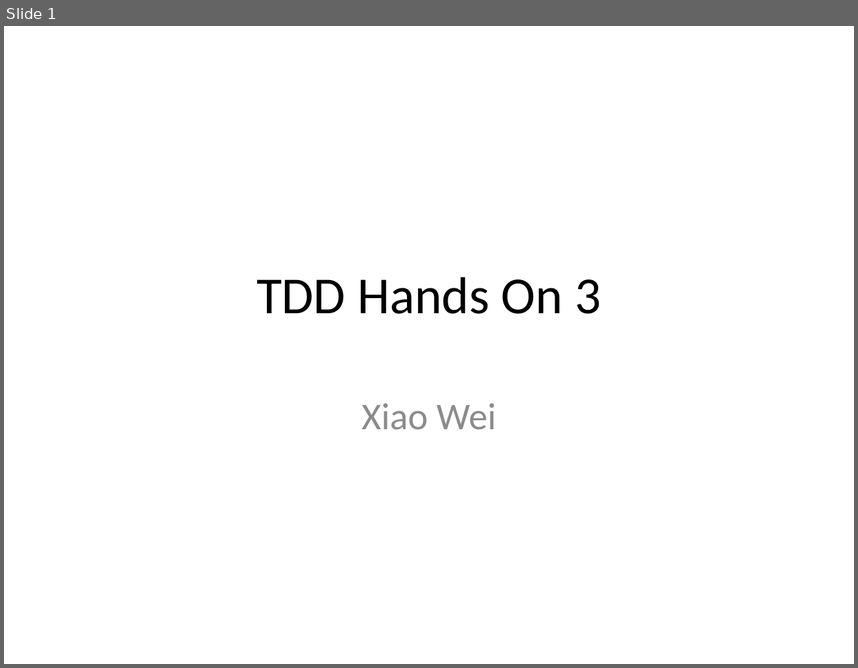
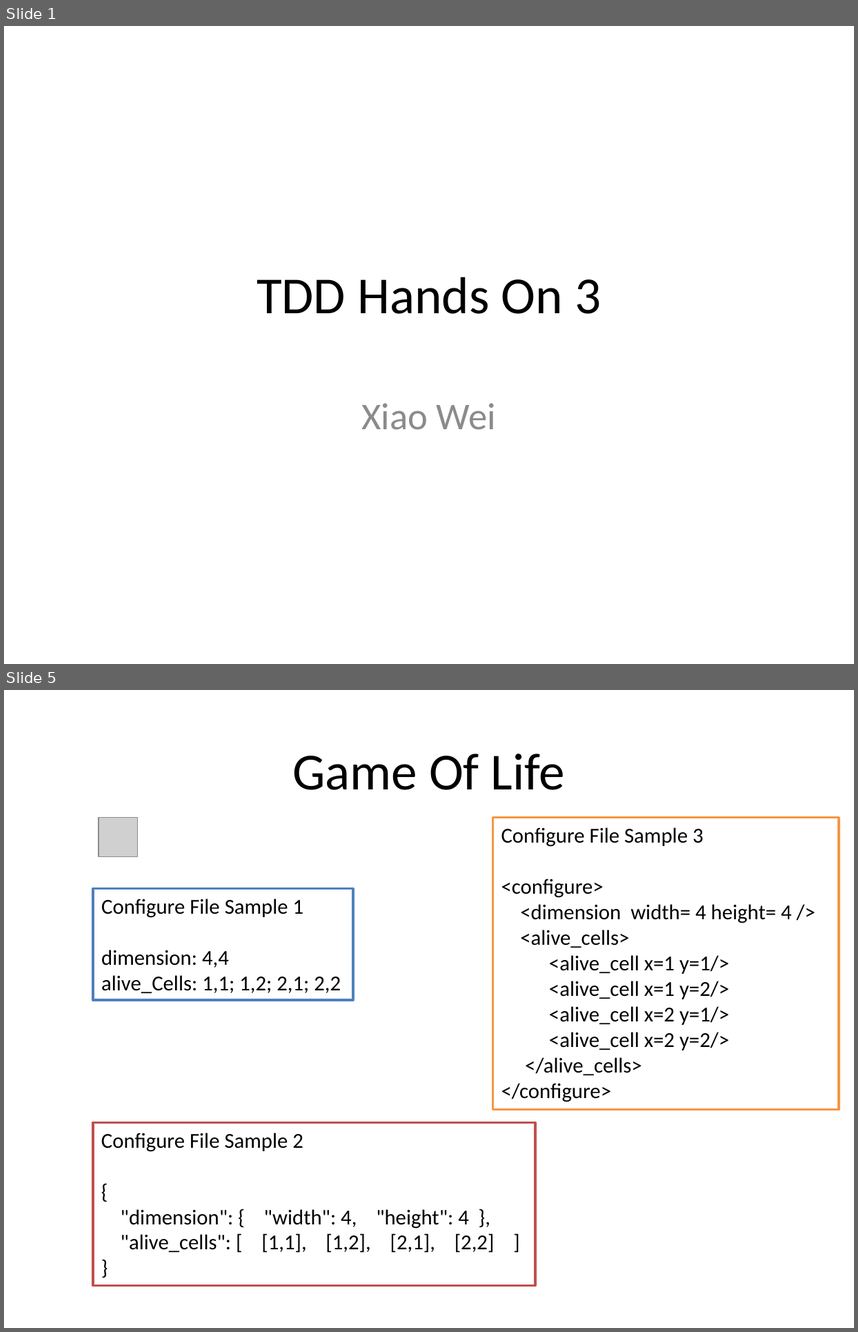
Before and after one commit to feedfood/TDD, a slide deck: Documents/TDD Hands On 3.pptx. Shown one above the other, each under a label of ours: slide 1 before the commit, slides 1 and 5 after it; the slides between them are not shown. The pictures are 858x668 and 858x1332 pixels, drawn with LibreOffice and Linux fonts; fonts in the diff are those of the drawing; grey boxes stand for pictures. Boxes give left, top, right and bottom in pixels: in the first picture for what was removed or moved away, otherwise in the second. Text is boxed around its words. In the diff, an @@ line names an element or a change of style, - is before the commit and + after.

```diff
--- a/Documents/TDD Hands On 3.pptx
+++ b/Documents/TDD Hands On 3.pptx
@@ slide 5 added at (x1=4, y1=690, x2=854, y2=1328), background #FFFFFF @@
@@ title added at (x1=292, y1=753, x2=565, y2=790), 44 pt, text #000000 @@
+Game Of Life
@@ picture added at (x1=99, y1=818, x2=137, y2=856) @@
@@ rectangle added at (x1=493, y1=818, x2=839, y2=1109), fill #FFFFFF, outline #F79646 2 pt, 18 pt, text #000000 @@
+Configure File Sample 3
+<configure>
+<dimension width= 4 height= 4 />
+<alive_cells>
+<alive_cell x=1 y=1/>
+<alive_cell x=1 y=2/>
+<alive_cell x=2 y=1/>
+<alive_cell x=2 y=2/>
+</alive_cells>
+</configure>
@@ rectangle added at (x1=93, y1=888, x2=353, y2=999), fill #FFFFFF, outline #4F81BD 2 pt, 18 pt, text #000000 @@
+Configure File Sample 1
+dimension: 4,4
+alive_Cells: 1,1; 1,2; 2,1; 2,2
@@ rectangle added at (x1=93, y1=1122, x2=535, y2=1285), fill #FFFFFF, outline #C0504D 2 pt, 18 pt, text #000000 @@
+Configure File Sample 2
+{
+"dimension": { "width": 4, "height": 4 },
+"alive_cells": [ [1,1], [1,2], [2,1], [2,2] ]
+}
```
Also in this commit, not shown: 1 slide changed, 3 other slides added.
